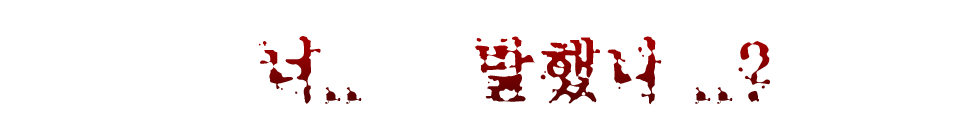
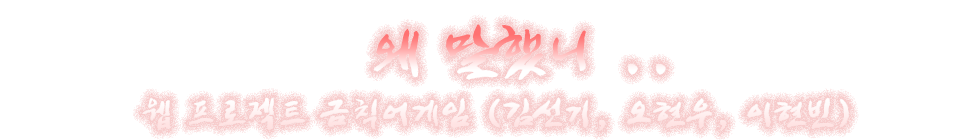
Comparing the layer stacks of the two 955x140 images. Changes:
added layer "레이어 2" above "웹 프로젝트 금칙어게임 (김선기, 오현우, 이현빈)" over (133, 14, 859, 140)
added layer "웹 프로젝트 금칙어게임 (김선기, 오현우, 이현빈)" above "레이어 1" over (142, 97, 849, 131)
showed "레이어 1", moved it above "왜 말했니 ..", painted on it over (133, 14, 859, 140)
renamed "너.. 말했니 ..?" to "왜 말했니 ..", painted on it, masked it over (258, 24, 770, 105)
